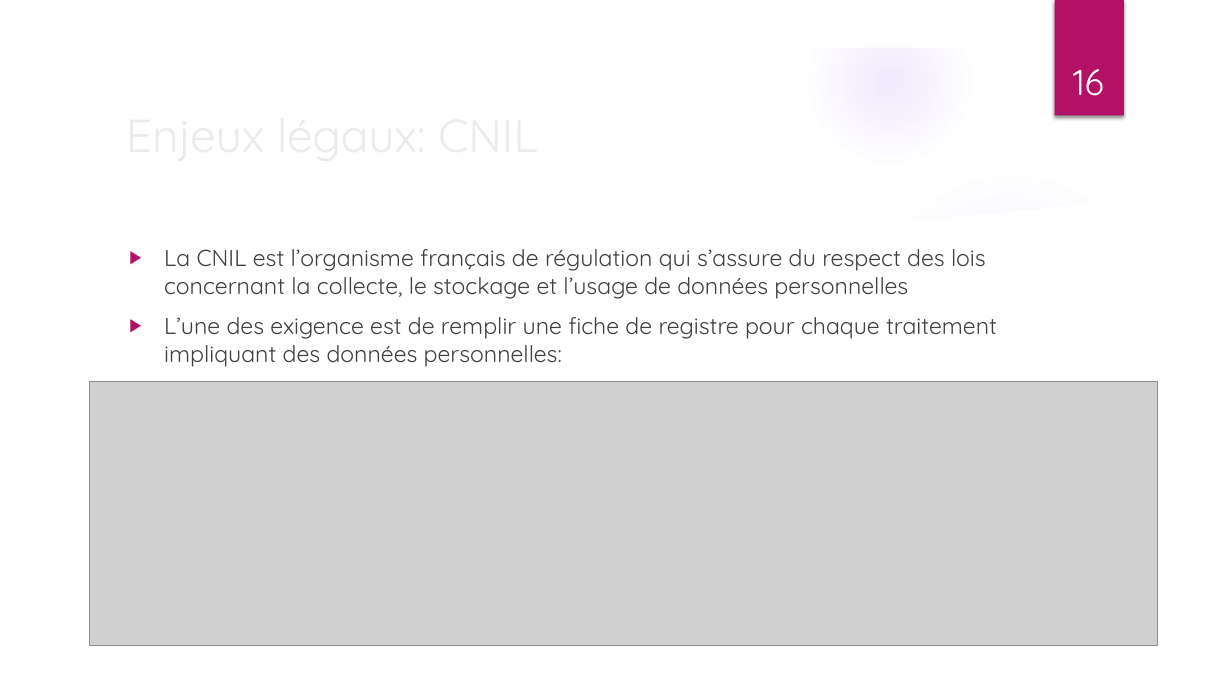
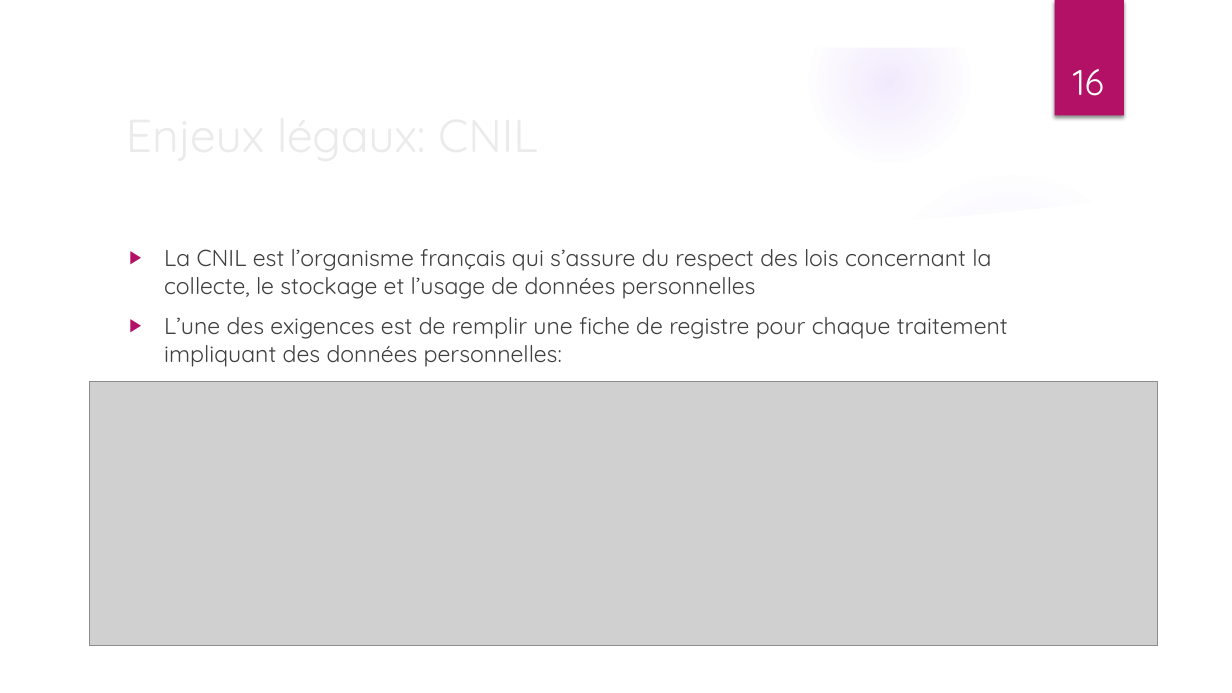
Before and after one commit to ThibaultDieudonne/Cadrage-d-un-projet-IA, a slide deck: slide 16 of Dieudonné_Thibault_5_presentation_072022.pptx. Drawn at 1232x693 pixels with LibreOffice and Linux fonts; fonts in the diff are those of the drawing; grey boxes stand for pictures; background and template pictures are left out. Boxes give left, top, right and bottom in pixels: in the first picture for what was removed or moved away, otherwise in the second. Text is boxed around its words. In the diff, an @@ line names an element or a change of style, - is before the commit and + after.

```diff
--- a/Dieudonné_Thibault_5_presentation_072022.pptx
+++ b/Dieudonné_Thibault_5_presentation_072022.pptx
@@ text at [164,249,1008,367]: text changed @@
-▶ La CNIL est l’organisme français de régulation qui s’assure du respect des lois concernant la collecte, le stockage et l’usage de données personnelles
-▶ L’une des exigence est de remplir une fiche de registre pour chaque traitement impliquant des données personnelles:
+▶ La CNIL est l’organisme français qui s’assure du respect des lois concernant la collecte, le stockage et l’usage de données personnelles
+▶ L’une des exigences est de remplir une fiche de registre pour chaque traitement impliquant des données personnelles:
```
Also in this commit, not shown: 5 other slides changed, 1 other file.
